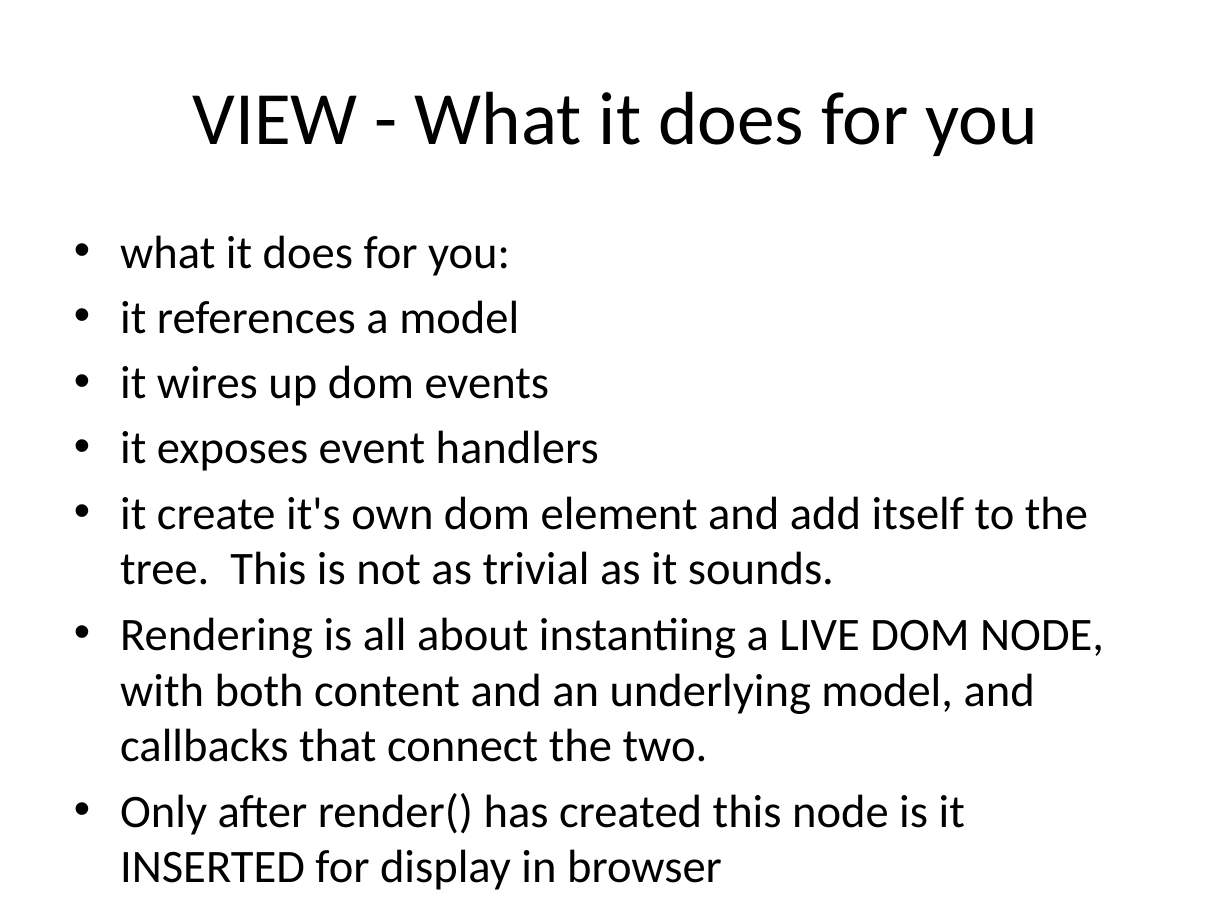
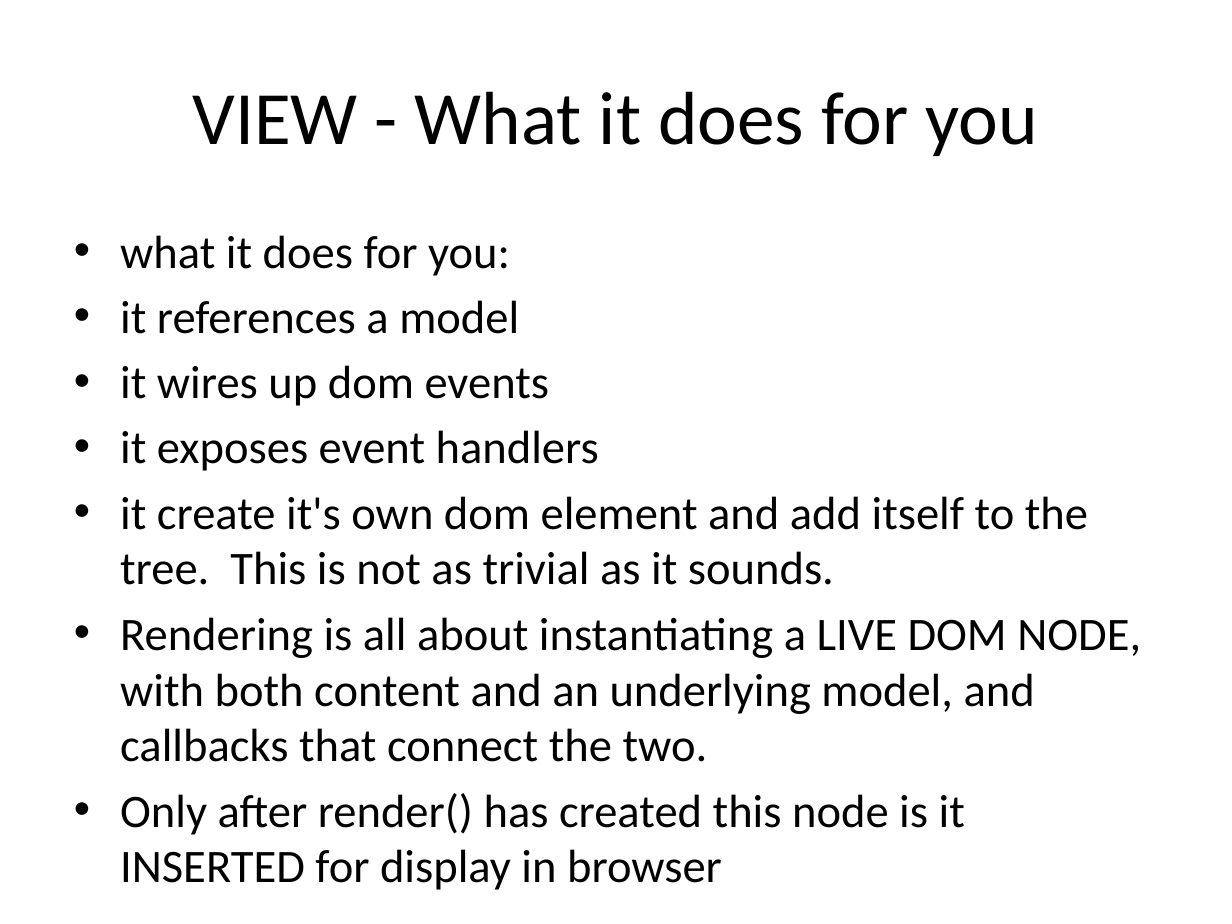
Before and after one commit to jkoynok/TechFest.BackBone, a slide deck: slide 13 of TechFest.Backbone/tf.backbone.pptx (slide 9 before the commit). Drawn at 1232x924 pixels with LibreOffice and Linux fonts; fonts in the diff are those of the drawing. Boxes give left, top, right and bottom in pixels: in the first picture for what was removed or moved away, otherwise in the second. Text is boxed around its words. In the diff, an @@ line names an element or a change of style, - is before the commit and + after.

Commit message:
ppt updates

```diff
--- a/TechFest.Backbone/tf.backbone.pptx
+++ b/TechFest.Backbone/tf.backbone.pptx
@@ text at box(120, 617, 1141, 762): text changed @@
-• Rendering is all about instantiing a LIVE DOM NODE, with both content and an underlying model, and callbacks that connect the two.
+• Rendering is all about instantiating a LIVE DOM NODE, with both content and an underlying model, and callbacks that connect the two.
```
Also in this commit, not shown: 1 other slide changed, 6 slides added, 2 slides removed.
